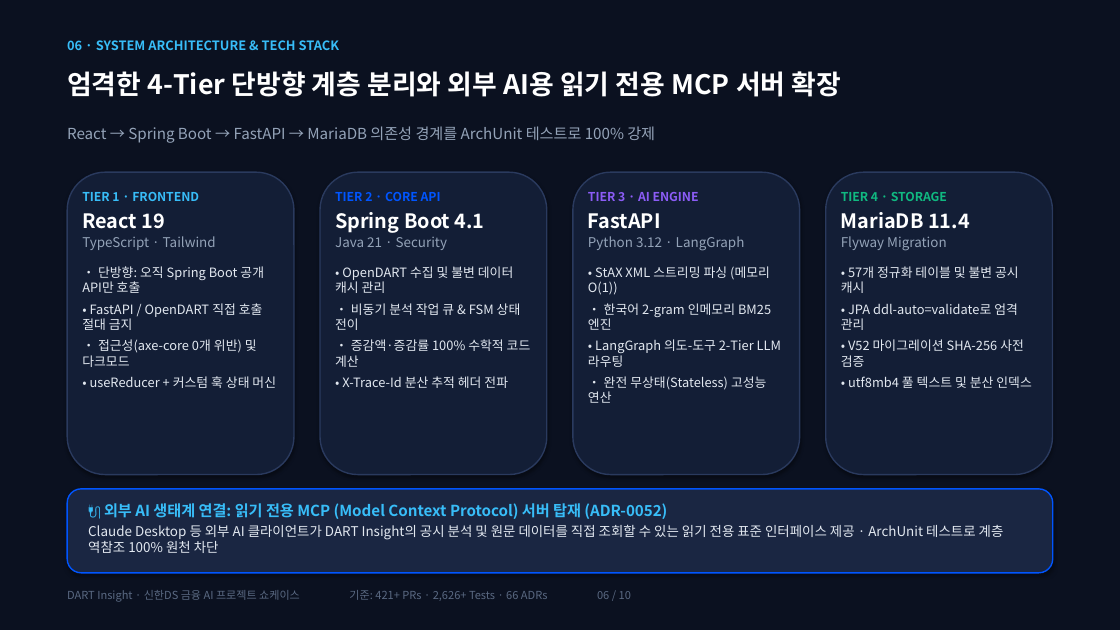
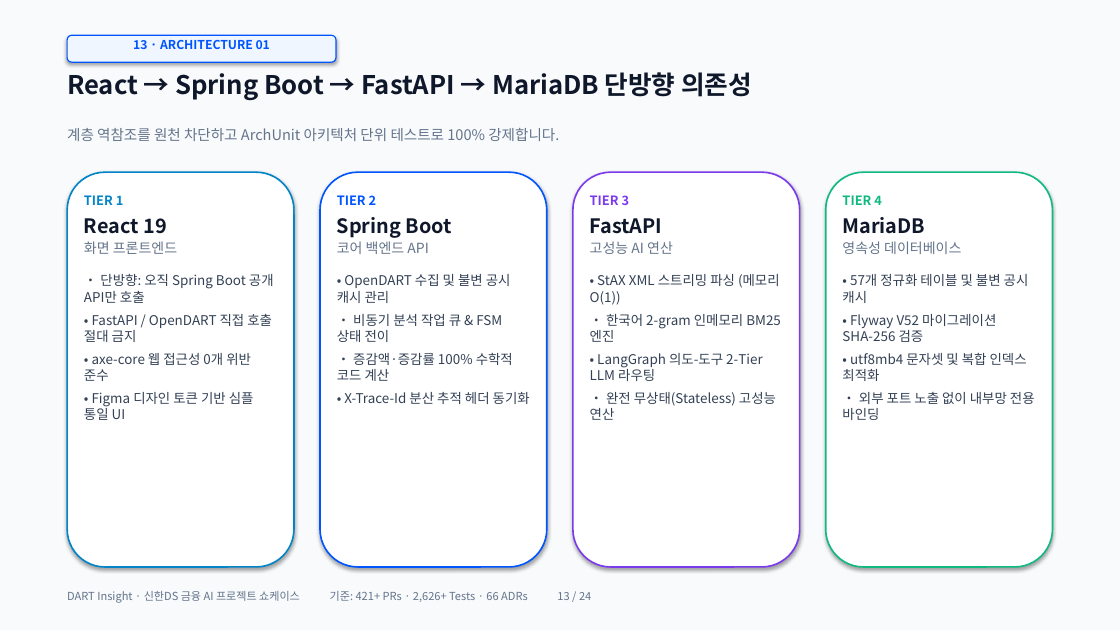
Before and after one commit to ShinhanDSProject/dart-insight, a slide deck: slide 13 of docs/DART_Insight_Presentation.pptx (slide 6 before the commit). Drawn at 1120x630 pixels with LibreOffice and Linux fonts; fonts in the diff are those of the drawing. Boxes give left, top, right and bottom in pixels: in the first picture for what was removed or moved away, otherwise in the second. Text is boxed around its words. In the diff, an @@ line names an element or a change of style, - is before the commit and + after.

Commit message:
feat: 밝음 테마 24장 고감도 PPTX 슬라이드 생성 및 10~11분 대본 최적화

```diff
--- a/docs/DART_Insight_Presentation.pptx
+++ b/docs/DART_Insight_Presentation.pptx
@@ rectangle at [0,0,1120,630]: fill #0B1120 to #F8FAFC @@
@@ text removed at [67,40,340,50] @@
-06 · SYSTEM ARCHITECTURE & TECH STACK
@@ rounded rectangle added at [67,35,336,62], fill #EFF6FF, outline #0055FF 1 pt @@
@@ text added at [133,40,270,49], 10.5 pt, text #0055FF, bold @@
+13 · ARCHITECTURE 01
@@ text at [67,72,752,101]: text changed; size 23 to 22 pt; text colour #FFFFFF to #0F172A @@
-엄격한 4-Tier 단방향 계층 분리와 외부 AI용 읽기 전용 MCP 서버 확장
+React → Spring Boot → FastAPI → MariaDB 단방향 의존성
@@ text at [67,128,559,141]: text changed; size 13 to 12.5 pt; text colour #94A3B8 to #64748B @@
-React → Spring Boot → FastAPI → MariaDB 의존성 경계를 ArchUnit 테스트로 100% 강제
+계층 역참조를 원천 차단하고 ArchUnit 아키텍처 단위 테스트로 100% 강제합니다.
@@ rounded rectangle: place and size @@
-rounded rectangle at [67,172,294,475]
+rounded rectangle at [67,172,294,567]
@@ rounded rectangle at [67,172,294,567]: fill #131E36 to #FFFFFF; outline #2A3A5E 1.2 pt to #0284C7 1.4 pt @@
@@ rounded rectangle: place and size @@
-rounded rectangle at [320,172,547,475]
+rounded rectangle at [320,172,547,567]
@@ rounded rectangle at [320,172,547,567]: fill #131E36 to #FFFFFF; outline #2A3A5E 1.2 pt to #0055FF 1.4 pt @@
@@ rounded rectangle: place and size @@
-rounded rectangle at [573,172,800,475]
+rounded rectangle at [573,172,800,567]
@@ rounded rectangle at [573,172,800,567]: fill #131E36 to #FFFFFF; outline #2A3A5E 1.2 pt to #7C3AED 1.4 pt @@
@@ rounded rectangle: place and size @@
-rounded rectangle at [826,172,1053,475]
+rounded rectangle at [826,172,1053,567]
@@ rounded rectangle at [826,172,1053,567]: fill #131E36 to #FFFFFF; outline #2A3A5E 1.2 pt to #10B981 1.4 pt @@
@@ text at [84,195,124,205]: text changed; size 10.5 to 11 pt; text colour #38BDF8 to #0284C7 @@
-TIER 1 · FRONTEND
+TIER 1
@@ text at [84,195,274,420]: text changed; size 11.5 to 12 pt; text colour #94A3B8 to #64748B @@
-TypeScript · Tailwind
+화면 프론트엔드
@@ text at [337,195,511,303]: text changed; size 11 to 11.5 pt; text colour #E2E8F0 to #334155 @@
-TIER 2 · CORE API
-Spring Boot 4.1
-Java 21 · Security
-• OpenDART 수집 및 불변 데이터 캐시 관리
+TIER 2
+Spring Boot
+코어 백엔드 API
+• OpenDART 수집 및 불변 공시 캐시 관리
@@ text at [590,195,630,205]: text changed; size 10.5 to 11 pt; text colour #8B5CF6 to #7C3AED @@
-TIER 3 · AI ENGINE
+TIER 3
@@ text at [590,195,781,420]: text changed; size 11.5 to 12 pt; text colour #94A3B8 to #64748B @@
-Python 3.12 · LangGraph
+고성능 AI 연산
@@ text at [842,195,925,234]: text changed; size 11.5 to 12 pt; text colour #94A3B8 to #64748B @@
-TIER 4 · STORAGE
-MariaDB 11.4
-Flyway Migration
+TIER 4
+MariaDB
+영속성 데이터베이스
@@ text at [84,218,274,342]: text colour #FFFFFF to #0F172A in "React 19"; size 11 to 11.5 pt, text colour #E2E8F0 to #334155 in "• 단방향: 오직 Spring Boot 공개 API만 ...", "• FastAPI / OpenDART 직접 호출 절대 ..."; more space between paragraphs @@
@@ text at [590,218,781,420]: text colour #FFFFFF to #0F172A in "FastAPI"; size 11 to 11.5 pt, text colour #E2E8F0 to #334155 in "• StAX XML 스트리밍 파싱 (메모리 O(1))", "• 한국어 2-gram 인메모리 BM25 엔진", "• LangGraph 의도-도구 2-Tier LLM 라우팅", "• 완전 무상태(Stateless) 고성능 연산"; more space between paragraphs @@
@@ text at [842,274,1029,303]: size 11 to 11.5 pt, text colour #E2E8F0 to #334155 in "• 57개 정규화 테이블 및 불변 공시 ..."; more space between paragraphs @@
@@ text at [337,314,513,381]: size 11 to 11.5 pt, text colour #E2E8F0 to #334155 in "• 비동기 분석 작업 큐 & FSM ...", "• 증감액·증감률 100% 수학적 코드 계산"; more space between paragraphs @@
@@ text at [842,314,1035,420]: text changed; size 11 to 11.5 pt; text colour #E2E8F0 to #334155 @@
-• JPA ddl-auto=validate로 엄격 관리
-• V52 마이그레이션 SHA-256 사전 검증
-• utf8mb4 풀 텍스트 및 분산 인덱스
+• Flyway V52 마이그레이션 SHA-256 검증
+• utf8mb4 문자셋 및 복합 인덱스 최적화
+• 외부 포트 노출 없이 내부망 전용 바인딩
@@ text at [84,353,254,420]: text changed; size 11 to 11.5 pt; text colour #E2E8F0 to #334155 @@
-• 접근성(axe-core 0개 위반) 및 다크모드
-• useReducer + 커스텀 훅 상태 머신
+• axe-core 웹 접근성 0개 위반 준수
+• Figma 디자인 토큰 기반 심플 통일 UI
@@ text at [344,392,530,404]: text changed; size 11 to 11.5 pt; text colour #E2E8F0 to #334155 @@
-• X-Trace-Id 분산 추적 헤더 전파
+• X-Trace-Id 분산 추적 헤더 동기화
@@ rounded rectangle removed at [67,489,1053,573] @@
@@ text removed at [88,503,1004,553] @@
-🔌 외부 AI 생태계 연결: 읽기 전용 MCP (Model Context Protocol) 서버 탑재 (ADR-0052)
-Claude Desktop 등 외부 AI 클라이언트가 DART Insight의 공시 분석 및 원문 데이터를 직접 조회할 수 있는 읽기 전용 표준 인터페이스 제공 · ArchUnit 테스트로 계층 역참조 100% 원천 차단
@@ text at [67,591,591,603]: text changed; text colour #5A6982 to #64748B @@
-DART Insight · 신한DS 금융 AI 프로젝트 쇼케이스 기준: 421+ PRs · 2,626+ Tests · 66 ADRs 06 / 10
+DART Insight · 신한DS 금융 AI 프로젝트 쇼케이스 기준: 421+ PRs · 2,626+ Tests · 66 ADRs 13 / 24
```
Also in this commit, not shown: 7 other slides changed, 16 slides added, 2 slides removed, 3 other files.
